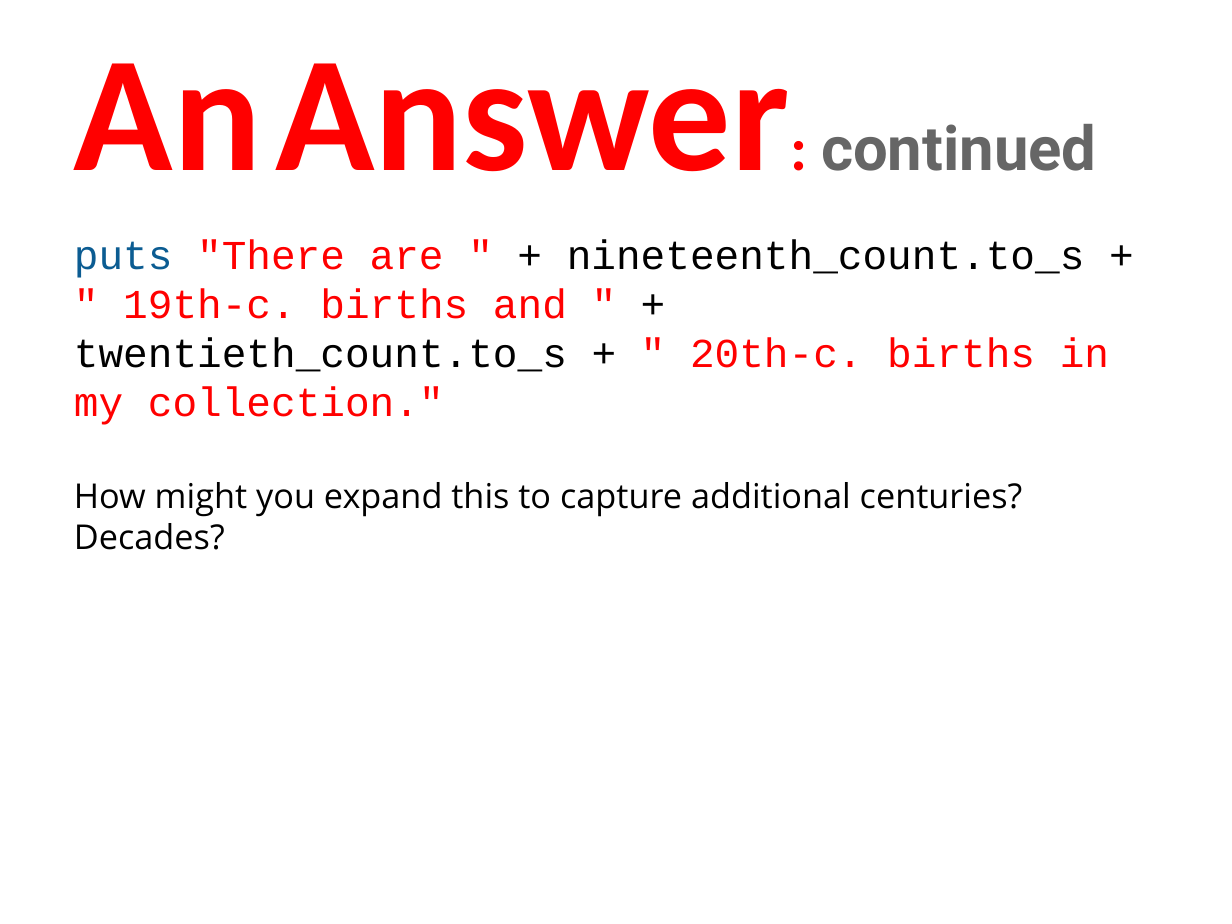
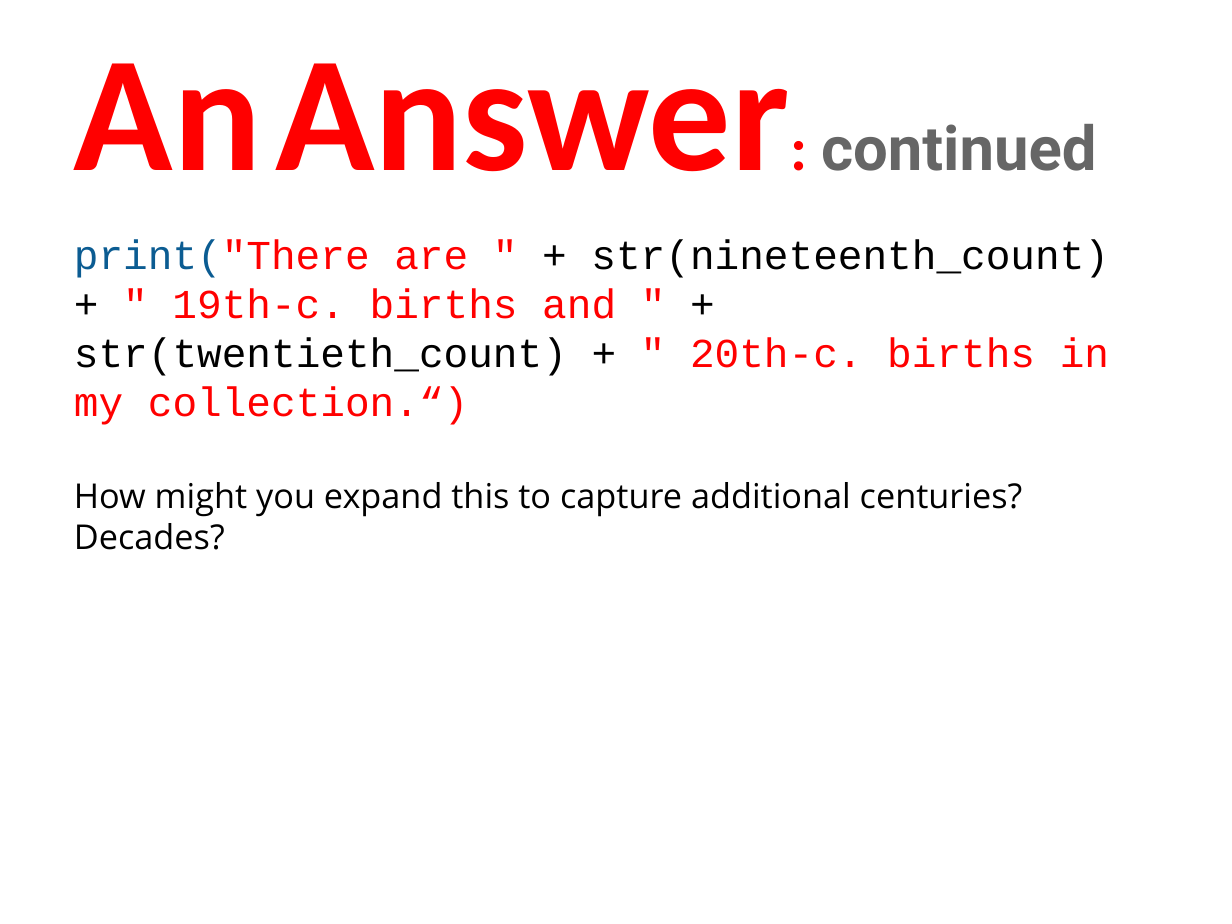
Before and after one commit to humanitiesprogramming/slides, a slide deck: slide 35 of 2017/python/B Done - ish/Python - Programming Concepts II.pptx. Drawn at 1232x924 pixels with LibreOffice and Linux fonts; fonts in the diff are those of the drawing. Boxes give left, top, right and bottom in pixels: in the first picture for what was removed or moved away, otherwise in the second. Text is boxed around its words. In the diff, an @@ line names an element or a change of style, - is before the commit and + after.

```diff
--- a/2017/python/B Done - ish/Python - Programming Concepts II.pptx
+++ b/2017/python/B Done - ish/Python - Programming Concepts II.pptx
@@ text at <box>74,239,1109,425</box>: text changed @@
-puts "There are " + nineteenth_count.to_s + " 19th-c. births and " + twentieth_count.to_s + " 20th-c. births in my collection."
+print("There are " + str(nineteenth_count) + " 19th-c. births and " + str(twentieth_count) + " 20th-c. births in my collection.“)
```
Also in this commit, not shown: 7 other slides changed.
